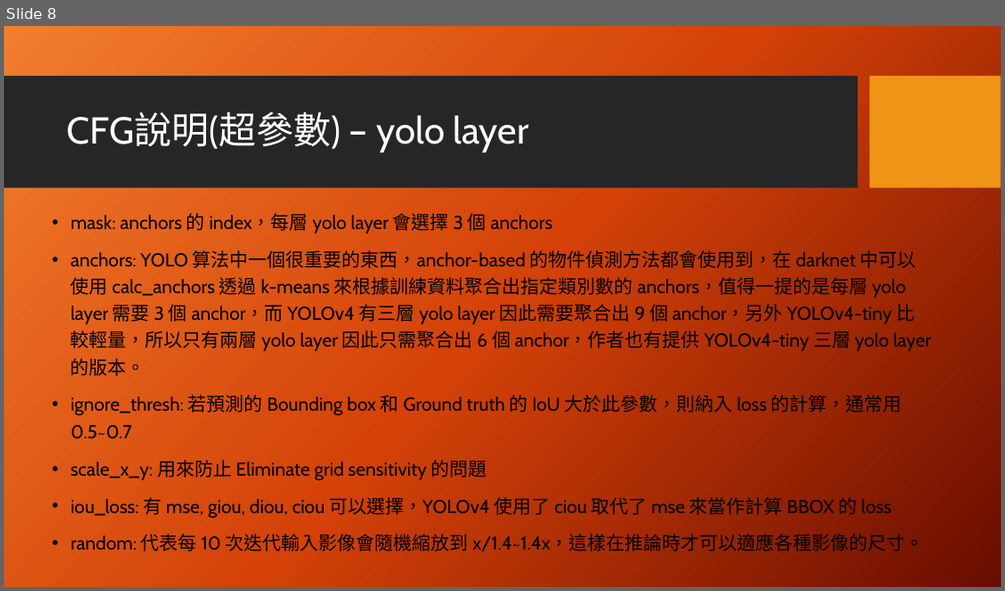
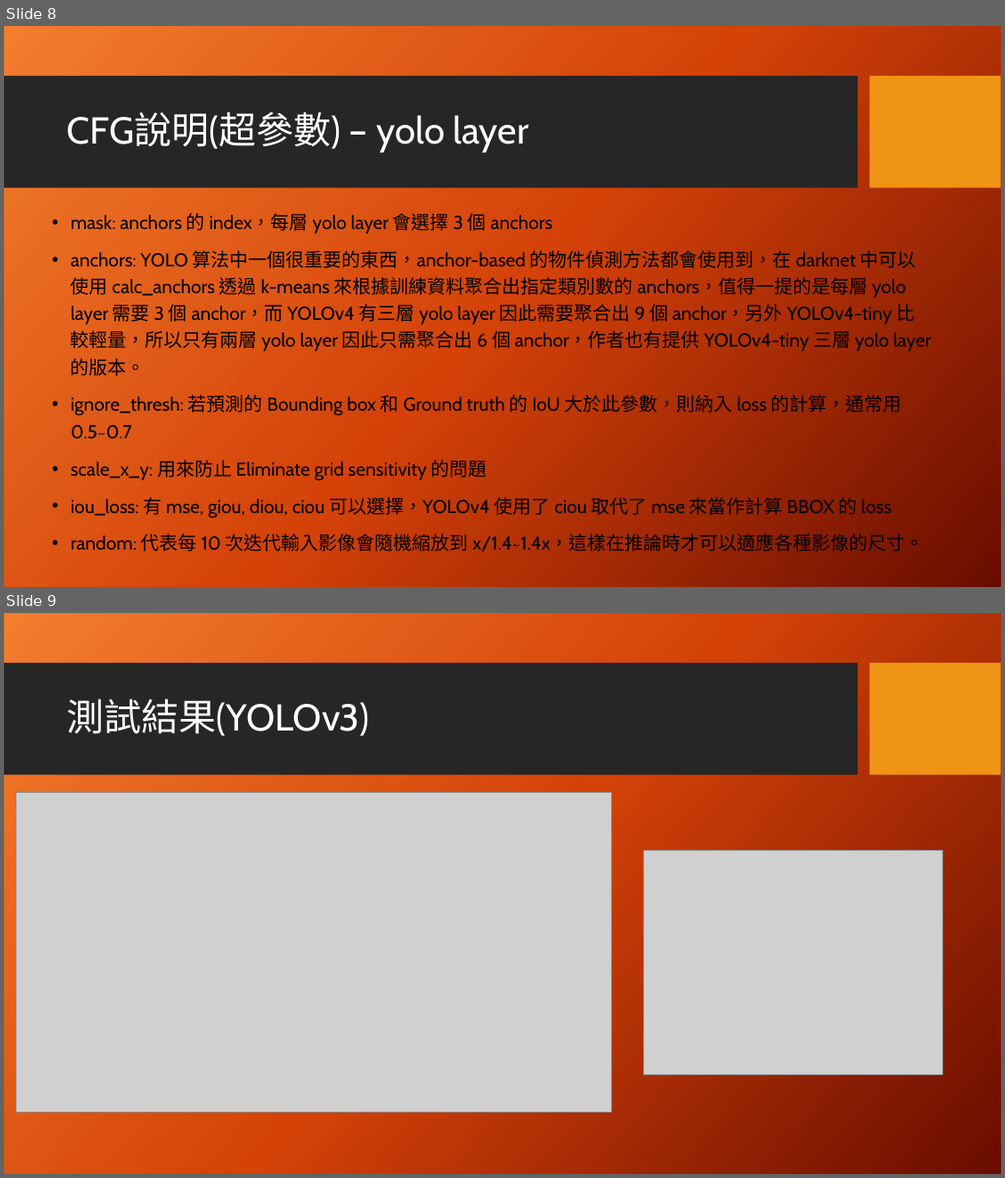
Before and after one commit to appletime81/Yolov3_versus_Yolov4, a slide deck: YOLOv3 vs YOLOv4.pptx. Shown one above the other, each under a label of ours: slide 8 before the commit, slides 8 and 9 after it. The pictures are 1005x591 and 1005x1178 pixels, drawn with LibreOffice and Linux fonts; fonts in the diff are those of the drawing; grey boxes stand for pictures; background and template pictures are left out. Boxes give left, top, right and bottom in pixels: in the first picture for what was removed or moved away, otherwise in the second. Text is boxed around its words. In the diff, an @@ line names an element or a change of style, - is before the commit and + after.

```diff
--- a/YOLOv3 vs YOLOv4.pptx
+++ b/YOLOv3 vs YOLOv4.pptx
@@ slide 9 added at (x1=4, y1=613, x2=1001, y2=1174), background picture (left out); not listed: 2 template elements that a slide beside it also shows @@
@@ title added at (x1=67, y1=698, x2=370, y2=736), 36 pt, text #FFFFFF @@
+測試結果(YOLOv3)
@@ picture added at (x1=16, y1=793, x2=611, y2=1112) @@
@@ picture added at (x1=643, y1=851, x2=942, y2=1075) @@
```
Also in this commit, not shown: 2 other slides added, 1 slide removed, 2 other files.
